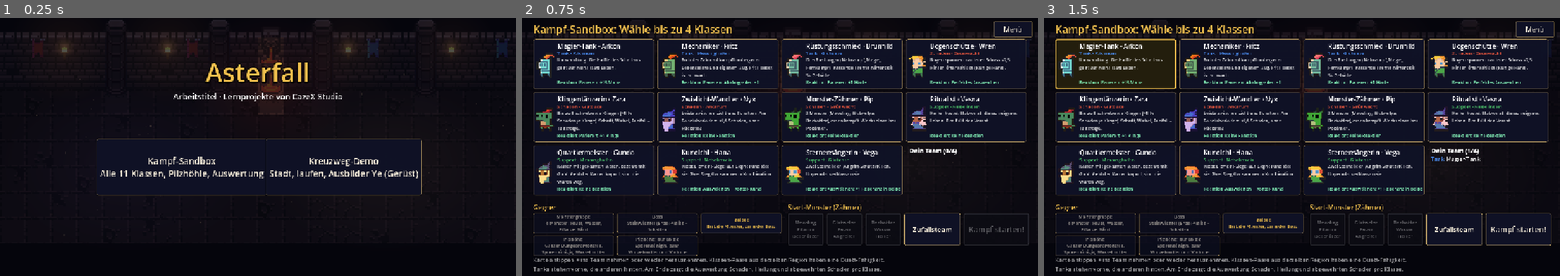
Above: before the commit, frames 1-3 (left to right).
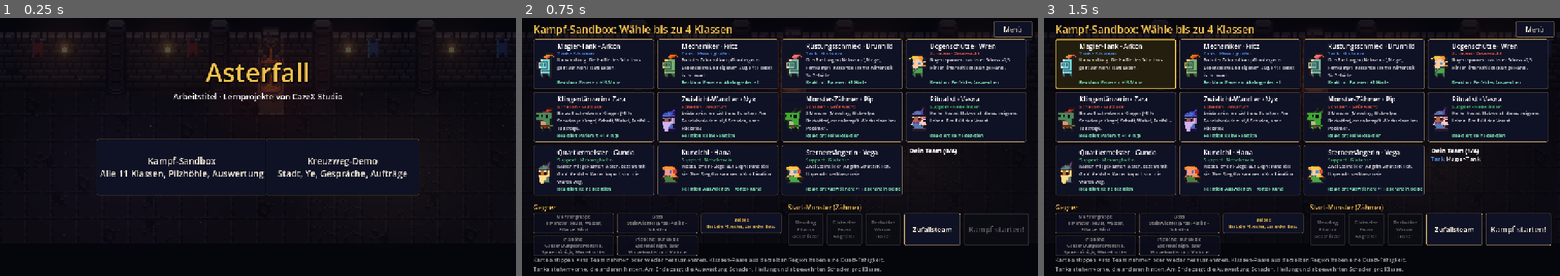
Above: after the commit, the same moments.

Repository: CazeX-studio/MiniKampf
Game: Godot game, scene res://scenes/menu.tscn
Same seed, same stepped clock (60 frames per second), same inputs: the game is played once before the commit and once after it.
Inputs:
- Up to frame 1 (0.25 s): no input
- Up to frame 2 (0.75 s): click "Kampf-Sandbox Alle 11 Klassen…" at 0.5 s
- Up to frame 3 (1.5 s): click "Magier-Tank · Arkon" at 1.25 s

The runs differ from the first frame. In frame 1, 0.7% of the frame differs, in the area x 52-82%, y 46-69%; in frame 2, nothing differs; in frame 3, nothing differs.

Commit message:
Startmenü: Beschreibung der Kreuzweg-Demo aktualisiert
Co-Authored-By: Claude Opus 5.5 <noreply@anthropic.com>

Diff:
--- a/scripts/menu.gd
+++ b/scripts/menu.gd
@@ -32,7 +32,7 @@
 	add_child(sub)
 
 	_add_button("Kampf-Sandbox\nAlle 11 Klassen, Pilzhöhle, Auswertung", Vector2(240, 300), "res://scenes/auswahl.tscn")
-	_add_button("Kreuzweg-Demo\nStadt, laufen, Ausbilder Ye (Gerüst)", Vector2(660, 300), "res://scenes/kreuzweg.tscn")
+	_add_button("Kreuzweg-Demo\nStadt, Ye, Gespräche, Aufträge", Vector2(660, 300), "res://scenes/kreuzweg.tscn")
 
 
 func _add_button(text: String, pos: Vector2, scene: String) -> void:
